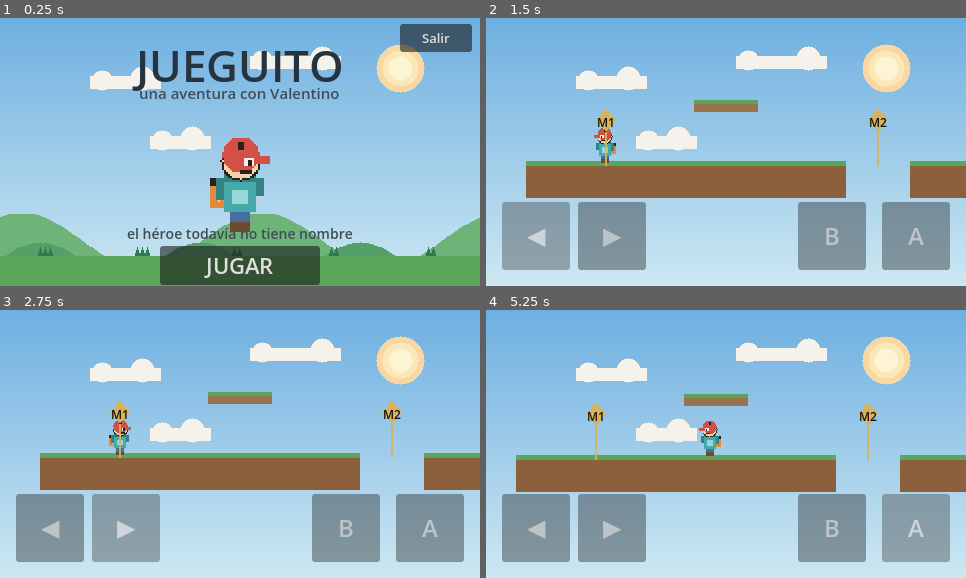
Above: before the commit, frames 1-4 (two rows, left to right).
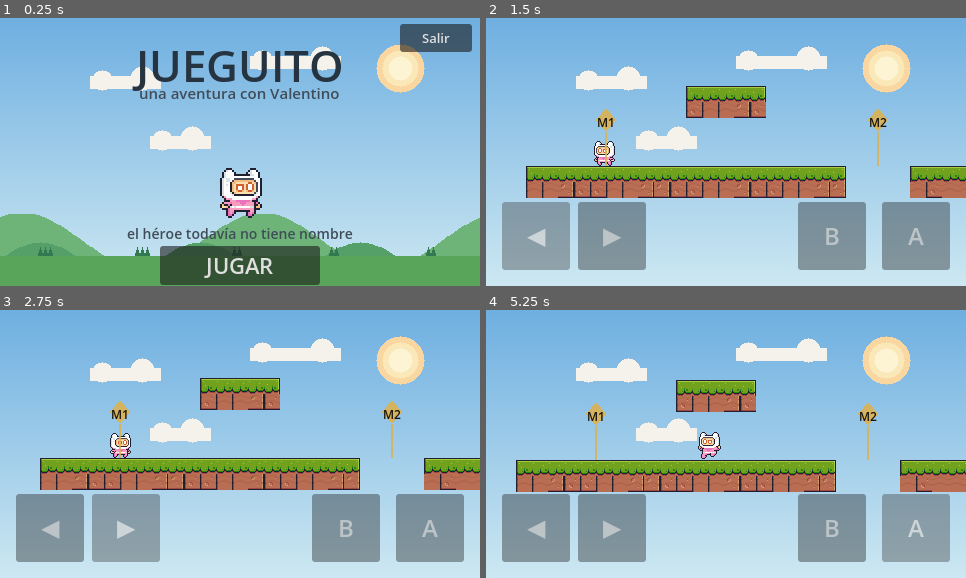
Above: after the commit, the same moments.

Repository: hectororviz/TinoGames
Game: Godot game, scene res://scenes/menu.tscn
The game is run twice, just before and just after one commit, with the same random seed, the same clock (stepped at 60 frames per second) and the same inputs.
Inputs:
- Up to frame 1 (0.25 s): no input
- Up to frame 2 (1.5 s): click "JUGAR" at 0.5 s; click "◀" at 1.25 s
- Up to frame 3 (2.75 s): click "▶" at 2 s
- Up to frame 4 (5.25 s): click "A" at 2.75 s; tap Enter (ui_accept) at 3.5 s; hold Right (move_right) 3.53-5.03 s; tap J (dash) at 3.6, 4.35, 5.1 s; tap Space (jump) at 3.77, 4.52 s; hold Left (move_left) from 5.03 s (still down)

The runs differ from the first frame. In frame 1, 2.8% of the frame differs, in the area x 43-57%, y 44-80%; in frame 2, 13%; in frame 3, 13%; in frame 4, 13%, in the area x 6-100%, y 26-68%.

Commit message:
Pink Man + terreno Pixel Adventure (CC0): heroe, pintor TileMap, creditos

Diff:
--- a/scenes/main.tscn
+++ b/scenes/main.tscn
@@ -63,38 +63,6 @@
 shape = SubResource("Rect_P")
 
 [node name="Visuals" type="Node2D" parent="."]
-
-[node name="Dirt1" type="Polygon2D" parent="Visuals"]
-color = Color(0.55, 0.38, 0.24, 1)
-polygon = PackedVector2Array(-400, 0, -80, 0, -80, 32, -400, 32)
-
-[node name="Grass1" type="Polygon2D" parent="Visuals"]
-color = Color(0.35, 0.65, 0.35, 1)
-polygon = PackedVector2Array(-400, -5, -80, -5, -80, 0, -400, 0)
-
-[node name="Dirt2" type="Polygon2D" parent="Visuals"]
-color = Color(0.55, 0.38, 0.24, 1)
-polygon = PackedVector2Array(-16, 0, 400, 0, 400, 32, -16, 32)
-
-[node name="Grass2" type="Polygon2D" parent="Visuals"]
-color = Color(0.35, 0.65, 0.35, 1)
-polygon = PackedVector2Array(-16, -5, 400, -5, 400, 0, -16, 0)
-
-[node name="Slab1" type="Polygon2D" parent="Visuals"]
-color = Color(0.6, 0.45, 0.3, 1)
-polygon = PackedVector2Array(-232, -66, -168, -66, -168, -54, -232, -54)
-
-[node name="Slab1Top" type="Polygon2D" parent="Visuals"]
-color = Color(0.35, 0.65, 0.35, 1)
-polygon = PackedVector2Array(-232, -66, -168, -66, -168, -62, -232, -62)
-
-[node name="Slab2" type="Polygon2D" parent="Visuals"]
-color = Color(0.6, 0.45, 0.3, 1)
-polygon = PackedVector2Array(68, -96, 132, -96, 132, -84, 68, -84)
-
-[node name="Slab2Top" type="Polygon2D" parent="Visuals"]
-color = Color(0.35, 0.65, 0.35, 1)
-polygon = PackedVector2Array(68, -96, 132, -96, 132, -92, 68, -92)
 
 [node name="Killzone" type="Area2D" parent="."]
 position = Vector2(0, 190)
--- a/scenes/player.tscn
+++ b/scenes/player.tscn
@@ -13,8 +13,8 @@
 shape = SubResource("RectangleShape2D_body")
 
 [node name="AnimatedSprite2D" type="AnimatedSprite2D" parent="."]
-position = Vector2(0, -20)
-scale = Vector2(0.75, 0.75)
+position = Vector2(0, -16)
+scale = Vector2(1.0, 1.0)
 
 [node name="Camera2D" type="Camera2D" parent="." groups=["player_camera"]]
 position = Vector2(0, -8)
--- a/scripts/main.gd
+++ b/scripts/main.gd
@@ -1,8 +1,59 @@
 extends Node2D
-## Pantalla de juego: cámara, foso y reinicio con R.
+## Pantalla de juego: pinta tiles PA sobre la colisión, cámara, foso y R.
+
+
+const TILESET_TEX: Texture2D = preload("res://art/tiles_pa.png")
+
+
+func _build_tiles() -> void:
+	var ts := TileSet.new()
+	ts.tile_size = Vector2i(16, 16)
+	var src := TileSetAtlasSource.new()
+	src.texture = TILESET_TEX
+	src.texture_region_size = Vector2i(16, 16)
+	for i in 10:
+		src.create_tile(Vector2i(i, 0))
+	ts.add_source(src)
+	var layer := TileMapLayer.new()
+	layer.tile_set = ts
+	layer.texture_filter = CanvasItem.TEXTURE_FILTER_NEAREST
+	layer.z_index = -5
+	add_child(layer)
+	var solid := {}
+	var rects: Array = []
+	for cs in ($Geometry as StaticBody2D).get_children():
+		var shape := cs as CollisionShape2D
+		var r := shape.shape as RectangleShape2D
+		var cells: Array = []
+		var c0 := int(floor((shape.position.x - r.size.x * 0.5) / 16.0))
+		var c1 := int(ceil((shape.position.x + r.size.x * 0.5) / 16.0)) - 1
+		var r0 := int(floor((shape.position.y - r.size.y * 0.5) / 16.0))
+		var r1 := int(ceil((shape.position.y + r.size.y * 0.5) / 16.0)) - 1
+		for cx in range(c0, c1 + 1):
+			for cy in range(r0, r1 + 1):
+				solid[Vector2i(cx, cy)] = true
+				cells.append(Vector2i(cx, cy))
+		rects.append(cells)
+	for cells in rects:
+		for cell in (cells as Array):
+			var idx := 0
+			if not bool(solid.get(Vector2i(cell.x, cell.y - 1), false)):
+				var l_empty := not bool(solid.get(Vector2i(cell.x - 1, cell.y), false))
+				var r_empty := not bool(solid.get(Vector2i(cell.x + 1, cell.y), false))
+				if l_empty and not r_empty:
+					idx = 2
+				elif r_empty and not l_empty:
+					idx = 3
+				else:
+					idx = 8 if (cell.x * 7 + cell.y * 13) % 9 == 0 else 1
+			else:
+				var h: int = (cell.x * 5 + cell.y * 11) % 11
+				idx = [6, 7, 9][h % 3] if h < 3 else 0
+			layer.set_cell(cell, 0, Vector2i(idx, 0))
 
 
 func _ready() -> void:
+	_build_tiles()
 	var cam := get_tree().get_first_node_in_group("player_camera") as Camera2D
 	if cam != null:
 		cam.limit_left = -440
--- a/scripts/menu.gd
+++ b/scripts/menu.gd
@@ -12,10 +12,10 @@
 	(%PlayBtn as Button).grab_focus()
 	(%PlayBtn as Button).pressed.connect(_on_play)
 	(%QuitBtn as Button).pressed.connect(_on_quit)
-	var sheet := load("res://art/kid.png") as Texture2D
+	var sheet := load("res://art/pink.png") as Texture2D
 	var atlas := AtlasTexture.new()
 	atlas.atlas = sheet
-	atlas.region = Rect2(0, 0, 48, 48)
+	atlas.region = Rect2(0, 0, 32, 32)
 	_hero.texture = atlas
 
 
--- a/scripts/player.gd
+++ b/scripts/player.gd
@@ -19,8 +19,8 @@
 @export var dash_time: float = 0.12
 @export var dash_cooldown: float = 0.8
 
-const SHEET: Texture2D = preload("res://art/kid.png")
-const CELL: int = 48
+const SHEET: Texture2D = preload("res://art/pink.png")
+const CELL: int = 32
 
 var facing: int = 1
 var start_position: Vector2
Binary file added: art/pink.png
Not shown, added: art/pink.png.import
Binary file added: art/tiles_pa.png
Not shown, added: art/tiles_pa.png.import
Binary file added: art/vendor_pa_terrain.png
Not shown, added: art/vendor_pa_terrain.png.import
Not shown, added: docs/referencias/kenney_heroe.png.import
Not shown, added: docs/referencias/kenney_hielo.png.import
Not shown, added: docs/referencias/kenney_preview.png.import
Not shown, added: docs/referencias/kenney_sample.png.import
Not shown, added: docs/referencias/pixelav_heroes.png.import
Not shown, added: docs/referencias/pixelav_terreno.png.import
(and 3 more such lines)
